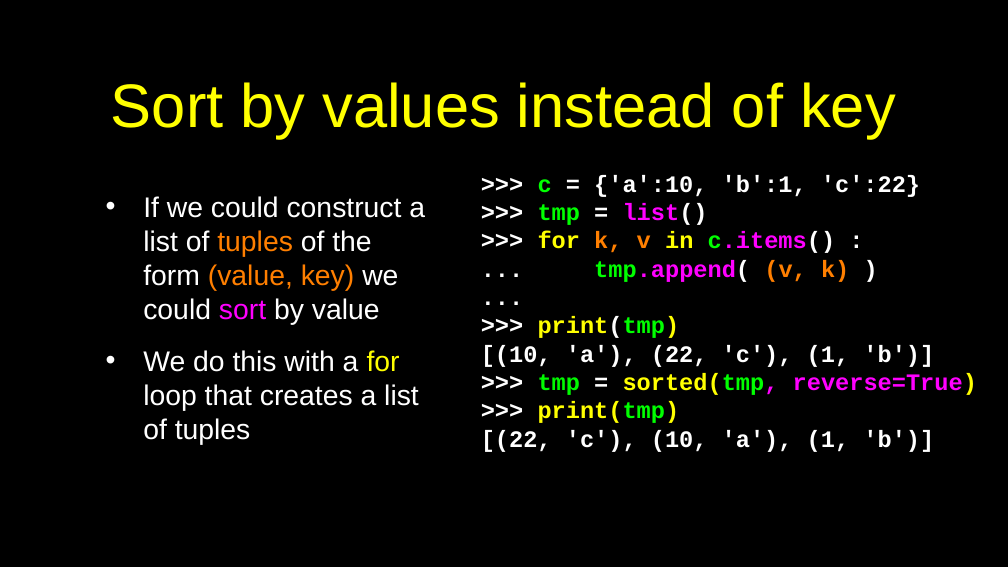
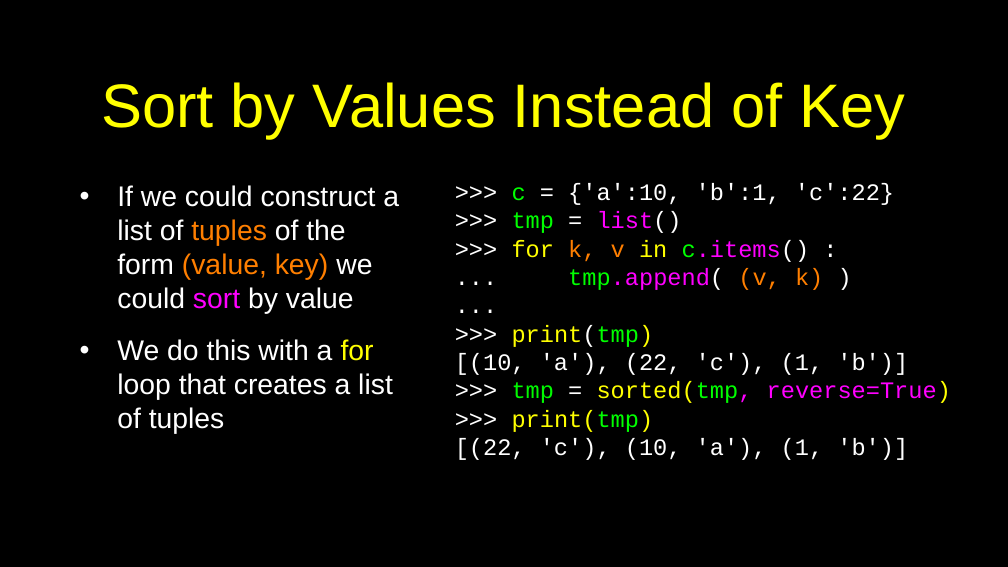
Before and after one commit to csev/py4e, a slide deck: slide 12 of lectures3/Pythonlearn-10-Tuples.pptx (slide 13 before the commit). Drawn at 1008x567 pixels with LibreOffice and Linux fonts; fonts in the diff are those of the drawing. Boxes give left, top, right and bottom in pixels: in the first picture for what was removed or moved away, otherwise in the second. Text is boxed around its words. In the diff, an @@ line names an element or a change of style, - is before the commit and + after.

```diff
--- a/lectures3/Pythonlearn-10-Tuples.pptx
+++ b/lectures3/Pythonlearn-10-Tuples.pptx
@@ title at bbox=[101, 82, 906, 139]: text changed @@
-Sort by values instead of key
+Sort by Values Instead of Key
@@ text "If we could construct a ...": place and size @@
-text "If we could construct a ..." at bbox=[143, 196, 425, 445]
+text "If we could construct a ..." at bbox=[117, 185, 399, 434]
@@ text ">>> c = {'a':10, 'b':1, ...": place and size @@
-text ">>> c = {'a':10, 'b':1, ..." at bbox=[481, 175, 977, 452]
+text ">>> c = {'a':10, 'b':1, ..." at bbox=[455, 183, 951, 460]
@@ text ">>> c = {'a':10, 'b':1, ..." at bbox=[455, 183, 951, 460]: bold off; list level 1 to 2 in ">>> c = {'a':10, 'b':1, ..."; list level 1 to 2 in ">>> tmp = list()"; list level 1 to 2 in ">>> for k, v in ..."; list level 1 to 2 in "... tmp.append( (v, k) )"; list level 1 to 2 in "..."; list level 1 to 2 in ">>> print(tmp)"; list level 1 to 2 in "[(10, 'a'), (22, 'c'), (1, ..."; list level 1 to 2 in ">>> tmp = sorted(tmp, reverse=True)"; list level 1 to 2 in "[(22, 'c'), (10, 'a'), (1, ..." @@
```
Also in this commit, not shown: 13 other slides changed, 1 slide removed, 1 other file.
